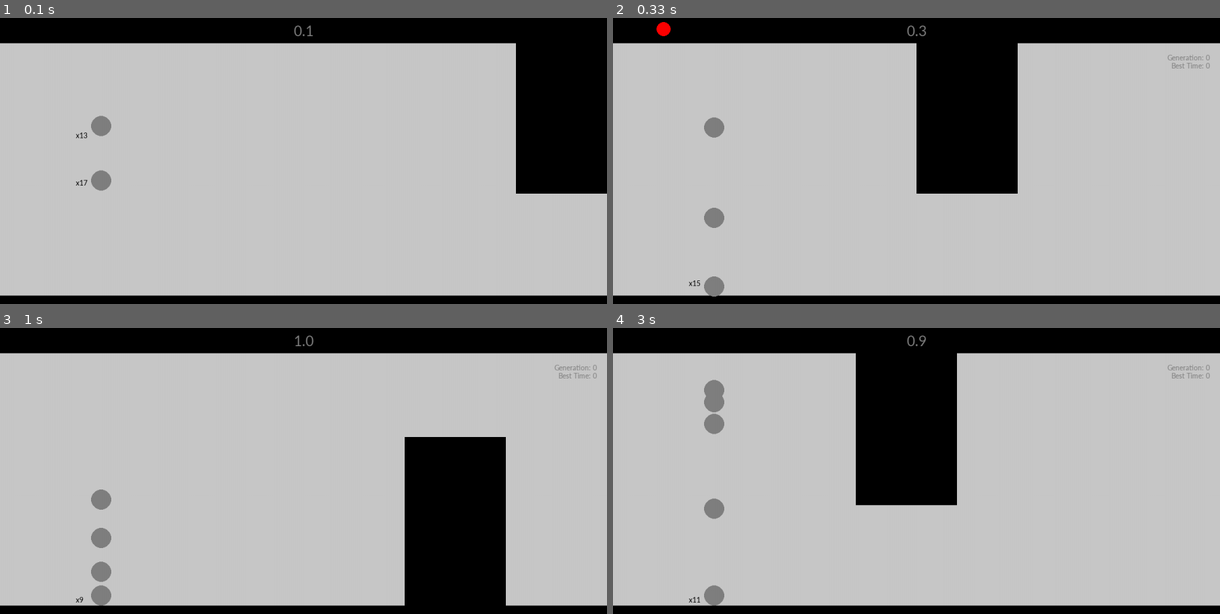
Above: before the commit, frames 1-4 (two rows, left to right).
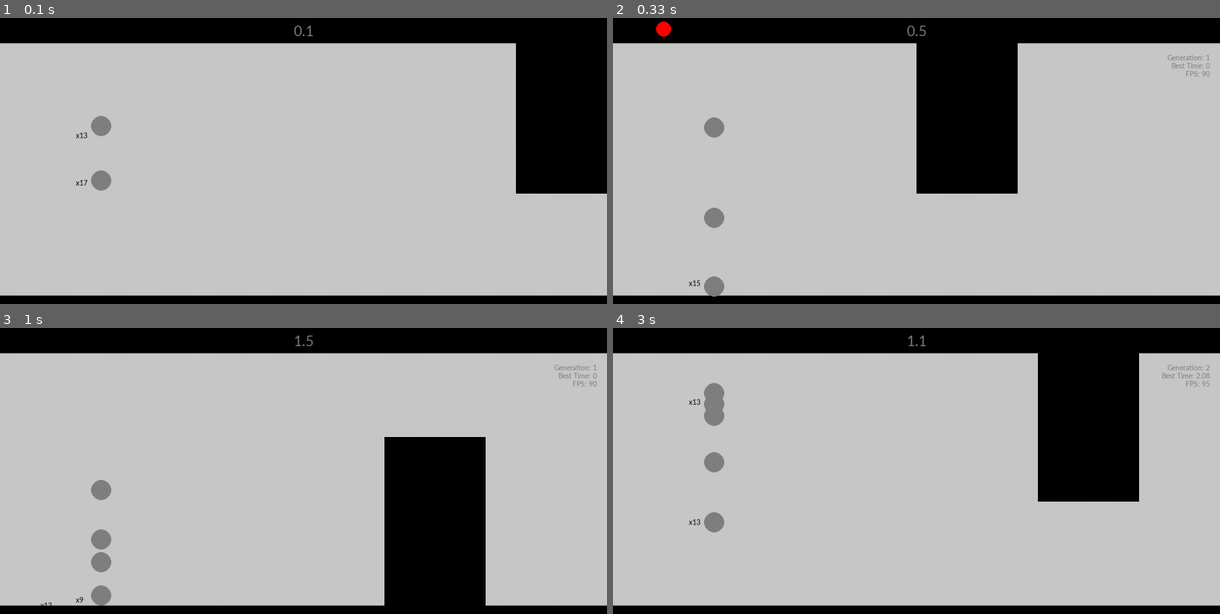
Above: after the commit, the same moments.

Repository: philmuri/GA-project
Game: pygame game, started from main.py
Same seed, same stepped clock (60 frames per second), same inputs: the game is played once before the commit and once after it.
Inputs:
- Up to frame 1 (0.1 s): no input
- Up to frame 2 (0.33 s): no input
- Up to frame 3 (1 s): tap E at 0.33 s; hold Q from 0.67 s (still down)
- Up to frame 4 (3 s): release Q at 1.13 s; hold E 2.17-2.63 s

Frame 1 is identical in both runs. In frame 2, less than 0.1% of the frame differs, in the area x 7-99%, y 1-21%; in frame 3, 4.5%; in frame 4, 19%, in the area x 12-99%, y 2-98%.

Commit message:
fix: fixed death animation not playing for last player alive + added game FPS hotkey control

Diff:
--- a/main.py
+++ b/main.py
@@ -21,13 +21,15 @@
 # -- Global Variables --
 game_running = True
 game_paused = False
+game_fps = c.GAME_FPS
 generation_clock = 0.0
 score = 0
 font = pg.font.SysFont(c.FONT_TYPE, c.FONT_SIZE)
 fontLarge = pg.font.SysFont(c.FONT_TYPE, c.FONT_SIZE * 2)
 info_text = {
-    'Generation': 0,
+    'Generation': 1,
     'Best Time': 0,
+    'FPS': game_fps,
 }
 # - Data -
 best_players = {
@@ -41,7 +43,7 @@
 best_overall_hw = None
 # - AI Variables -
 population: List[Player] = []
-dead_players = 0
+dead_players = []
 generation = 1
 init_input_genes = [[0, 0, 0], [0, 0, 0], [0, 0, 0],
                     [0, 0, 0], [0, 0, 0]]  # for now 5 neurons
@@ -154,6 +156,12 @@
                     game_paused = not game_paused
                 if event.key == pg.K_SPACE:
                     user_player.jump()
+                if event.key == pg.K_e:
+                    game_fps += 5
+                    info_text['FPS'] = game_fps
+                if event.key == pg.K_q:
+                    game_fps -= 5
+                    info_text['FPS'] = game_fps
 
         if not game_paused:
             # - Draw Background Elements + Render Text -
@@ -178,17 +186,23 @@
                 for _ in population:
                     if _.is_alive and _.is_colliding(obstacle):
                         _.kill()
-                        dead_players += 1
-                if dead_players == c.POPULATION_SIZE:
-                    game_running = False
+                        dead_players.append(_)
+                if len(dead_players) == c.POPULATION_SIZE:
+                    if dead_players[-1].is_animating:  # last dead player
+                        pass
+                    else:
+                        game_running = False
             else:
                 if user_player.is_colliding(obstacle):
-                    game_paused = True
                     user_player.kill()
+                    if user_player.is_animating:
+                        pass
+                    else:
+                        game_paused = True
 
             pg.display.flip()
 
-        game_tick = clock.tick(c.GAME_FPS)
+        game_tick = clock.tick(game_fps) * (game_fps / 60)
         generation_clock += game_tick / 1000
 
     else:
@@ -250,9 +264,14 @@
                 _.weights_hidden = copy.deepcopy(population[-1].weights_hidden)
                 _.mutate()
 
-        dead_players = 0
+        # - Update/Reset Other Elements -
+        dead_players = []
         generation_clock = 0.0
         generation += 1
+
+        info_text['Generation'] = generation
+        info_text['Best Time'] = best_overall_time
+
         time.sleep(0.5)
         game_running = True
 
--- a/player.py
+++ b/player.py
@@ -13,6 +13,7 @@
         self.vy = 0
         self.is_jumping = False
         self.is_alive = True
+        self.is_animating = False  # enabled by kill(), disabled by animation()
         self.init_time = time.time()
         self.time_alive = 0
         self.is_AI = is_AI
@@ -73,11 +74,12 @@
     def animation(self, screen):
         if (self.x + self.radius >= 0) or self.radius >= 0:
             self.x -= OBSTACLE_SPEED
-            self.radius -= self.radius // 10
+            self.radius -= 1
             pg.draw.circle(screen, PLAYER_DEATH_COLOR,
                            (self.x, self.y), self.radius)
         else:
             self.x = -self.radius
+            self.is_animating = False
 
     def NN_update(self, obstacle: Obstacle):
         """
@@ -110,6 +112,7 @@
 
     def kill(self):  # please don't
         self.is_alive = False
+        self.is_animating = True
         self.time_alive = round(time.time() - self.init_time, 3)
 
     def fitness(self):
